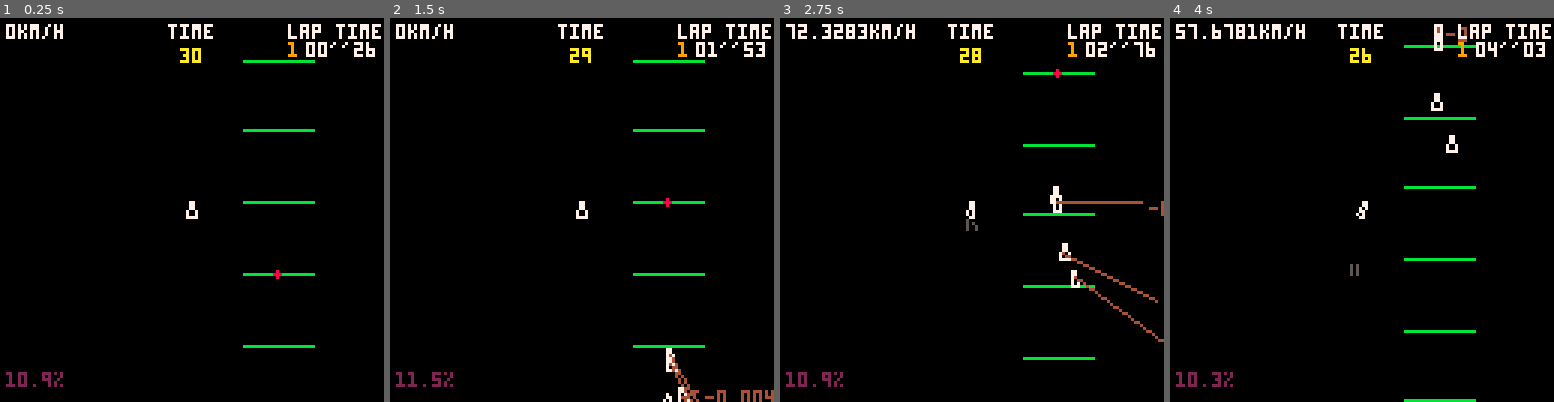
Above: before the commit, frames 1-4 (left to right).
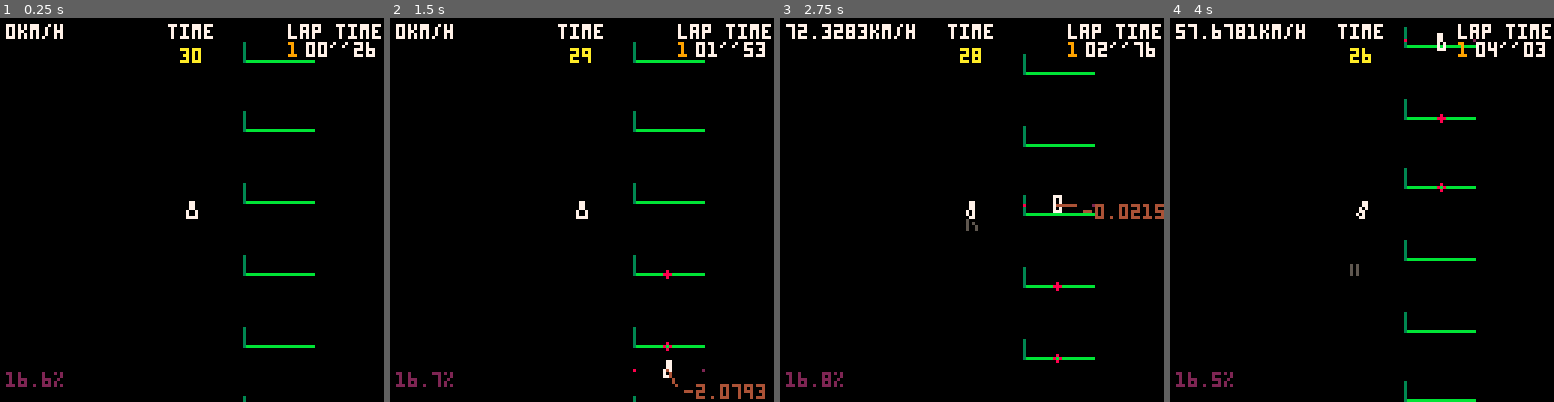
Above: after the commit, the same moments.

Repository: freds72/virtua-on
Game: PICO-8 cartridge carts/physics.p8
Same seed, same stepped clock (60 frames per second), same inputs: the game is played once before the commit and once after it.
Inputs:
- Up to frame 1 (0.25 s): no input
- Up to frame 2 (1.5 s): no input
- Up to frame 3 (2.75 s): hold Right 1.6-2.1 s; hold Up 2.15-2.42 s; hold Right from 2.47 s (still down)
- Up to frame 4 (4 s): release Right at 3.03 s; hold Left 3.08-3.58 s

The runs differ from the first frame. In frame 1, 0.3% of the frame differs, in the area x 5-74%, y 6-100%; in frame 2, 1.3%; in frame 3, 1.5%, in the area x 5-100%, y 9-97%; in frame 4, 0.7%.

Commit message:
got local segment coordinates working

Diff:
--- a/carts/edge_rasterizer.p8
+++ b/carts/edge_rasterizer.p8
@@ -11,7 +11,7 @@
  razz={
 		--edge_rasterizer,
 		poly_rasterizer,
-		-- trifill_rasterizer,
+		trifill_rasterizer,
 		--hybrid_rasterizer,
 		convex_rasterizer
 	}
@@ -450,6 +450,17 @@
 function convex_rasterizer()
 	local poly={}
 
+	local cache_cls={
+		__index=function(t,k)
+			local f=function(a)
+				t[k]=function(b)
+					rectfill(a,k,b,k)
+				end
+			end
+			--t[k]=f
+			return f
+		end
+	}
 	return {
 	name="convex",
 	-- add edge
@@ -462,7 +473,7 @@
 		local v=p.v
   		color(p.c)
 
-		local v0,nodes=v[#v],{}
+		local v0,nodes=v[#v],{} -- setmetatable({},cache_cls)
 		local x0,y0=v0[1],v0[2]
 		for i=1,#v do
 			local v1=v[i]
@@ -471,28 +482,22 @@
 			if(y0>y1) x0,y0,x1,y1=x1,y1,x0,y0
 			local lines=ceil(y1)-ceil(y0)
 			if lines>0 then
-
 				local dx=(x1-x0)/(y1-y0)
 				if(y0<0) x0-=y0*dx y0=0
 				local subpix=ceil(y0)-y0
 				--assert(abs(subpix)<10,subpix.." ("..x0..","..y0..")-("..x1..","..y1..")")
-    local _x0,_y0=x0,y0
-				x0+=subpix*dx
-				local n=0
+    			x0+=subpix*dx
 				for y=ceil(y0),ceil(y1)-1 do
-					pset(x0,y,4)
+					-- nodes[y](x0)
+					local x=nodes[y]
+					if x then
+						rectfill(x,y,x0,y)
+					else
+						nodes[y]=x0
+					end
+
 					x0+=dx
-					n+=1
 				end
-				--line(_x0,_y0,_x0-subpix,_y0,8)
-				--pset(x1,y1,11)
-				local s=subpix.." ("..n..")\n"
-				s=s.."(".._x0..",".._y0..")\n"
-				s=s.."("..x1..","..y1..")\n"
-				s=s..(_x0-subpix).."\n"
-				s=s..(_x0).."\n"
-
-				--print(s,1*(_x0-64)+64,1*(_y0-64)+64+2,7)
 			end
 			--break
 			x0,y0=_x1,_y1
--- a/carts/frustum.p8
+++ b/carts/frustum.p8
@@ -404,35 +404,6 @@
 			})
 
 			self.pos=pos
-		end,
-		project_poly=function(self,p,col)
-			color(col)
-			local p0,nodes=p[#p],{}
-			-- band vs. flr: -0.20%
-			local x0,y0=p0.x,p0.y
-
-			for i=1,#p do
-				local p1=p[i]
-				local x1,y1=p1.x,p1.y
-				-- backup before any swap
-				local _x1,_y1=x1,y1
-				if(y0>y1) x0,y0,x1,y1=x1,y1,x0,y0
-				local cy0,cy1,dx=ceil(y0),ceil(y1),(x1-x0)/(y1-y0)
-				if(y0<-64) x0-=(y0+64)*dx y0=-64
-				-- subpixel shifting
-				x0+=(cy0-y0)*dx
-				for y=cy0,min(cy1-1,63) do
-					local x=nodes[y]
-					if x then
-						rectfill(x,y,x0,y)
-					else
-						nodes[y]=x0
-					end
-					x0+=dx
-				end
-				-- next vertex
-				x0,y0=_x1,_y1
-			end
 		end,
 		visible_tiles=function(self)
 			local x0,y0,x,y=to_tile_coords(self.pos)
@@ -1251,12 +1222,13 @@
 	end
 end
 
--- draw quad (or tri)
-function draw_quad(v0,v1,v2,v3,col)
+-- draw face
+-- handles clipping as needed
+function draw_face(v0,v1,v2,v3,col)
 	if band(v0.outcode,band(v1.outcode,band(v2.outcode,v3 and v3.outcode or 0xffff)))==0 then
 		local verts={v0,v1,v2,v3}
 		if(v0.clipcode+v1.clipcode+v2.clipcode+(v3 and v3.clipcode or 0)>0) verts=z_poly_clip(z_near,verts)
-		if(#verts>2) cam:project_poly(verts,col)
+		if(#verts>2) polyfill(verts,col)
 	end
 end
 
@@ -1264,14 +1236,14 @@
 	for i=1,#faces do
 		local d=faces[i]
 		local main_face=d.f
-		cam:project_poly(d,main_face.c)
+		polyfill(d,main_face.c)
 		-- details?
 		if d.key>0.0200 then
 			-- face details
 			if main_face.inner then -- d.dist<2 then
 				-- reuse array
 				for _,face in pairs(main_face.inner) do
-					draw_quad(v_cache[face[1]],v_cache[face[2]],v_cache[face[3]],v_cache[face[4]],face.c)
+					draw_face(v_cache[face[1]],v_cache[face[2]],v_cache[face[3]],v_cache[face[4]],face.c)
 				end
 			end
 			-- face skidmarks
@@ -1279,7 +1251,7 @@
 				local m=v_cache.m
 				for _,skids in pairs(main_face.skidmarks) do
 					local s_cache=setmetatable({m=v_cache.m,v=skids},v_cache_cls)
-					draw_quad(s_cache[1],s_cache[2],s_cache[3],s_cache[4],0)
+					draw_face(s_cache[1],s_cache[2],s_cache[3],s_cache[4],0)
 				end
 			end
 		end
@@ -1579,6 +1551,40 @@
 		model.ground[id]=#solid_faces>0 and solid_faces
 	end)
 	return model
+end
+
+-->8
+-- edge rasterizer
+function polyfill(p,col)
+	color(col)
+	local p0,nodes=p[#p],{}
+	-- band vs. flr: -0.20%
+	local x0,y0=p0.x,p0.y
+
+	for i=1,#p do
+		local p1=p[i]
+		local x1,y1=p1.x,p1.y
+		-- backup before any swap
+		local _x1,_y1=x1,y1
+		if(y0>y1) x0,y0,x1,y1=x1,y1,x0,y0
+		-- exact slope
+		local dx=(x1-x0)/(y1-y0)
+		if(y0<-64) x0-=(y0+64)*dx y0=-64
+		-- subpixel shifting (after clipping)
+		local cy0=ceil(y0)
+		x0+=(cy0-y0)*dx
+		for y=cy0,min(ceil(y1)-1,63) do
+			local x=nodes[y]
+			if x then
+				rectfill(x,y,x0,y)
+			else
+				nodes[y]=x0
+			end
+			x0+=dx
+		end
+		-- next vertex
+		x0,y0=_x1,_y1
+	end
 end
 
 -->8
--- a/carts/physics.p8
+++ b/carts/physics.p8
@@ -191,7 +191,7 @@
 		v[2]/=d
 		v[3]/=d
 	end
-	return d
+	return v
 end
 function v_dist(a,b)
 	local d=make_v(a,b)
@@ -210,7 +210,8 @@
 end
 
 function v2_ortho(a,scale)
-	return {-scale*a[1],0,scale*a[3]}
+	scale=scale or 1
+	return {-scale*a[3],0,scale*a[1]}
 end
 
 
@@ -358,29 +359,43 @@
 	-- active index
 	local checkpoint=0
 	local function to_v(i)
-		local l=v_clone(segments[2*i+1])
-		v_add(l,segments[2*i+2])
-		v_scale(l,0.5)
-		return l
+		local l,r=segments[2*i+1],segments[2*i+2]
+		-- center
+		local c=v_clone(l)
+		v_add(c,r)
+		v_scale(c,0.5)
+		-- normal
+		return c,v_normz(v2_ortho(make_v(l,r))),l,r
 	end
 	return {
 		-- returns next location
 		get_next=function(self)
 			return to_v(checkpoint)
 		end,
-		update=function(self,pos,dist)
-			local p=to_v(checkpoint)
-			if v_dist(pos,p)<dist then
-				checkpoint+=1
-				checkpoint%=n
-			end
-			return to_v(checkpoint)
+		get_current=function(self)
+			return to_v((checkpoint-1)%n)
+		end,
+		update=function(self,pos,dist,lookahead)
+			local p,pn=to_v(checkpoint+lookahead)
+			if v_dist(pos,p)<dist and v_dot(make_v(pos,p),pn)<0 then
+				checkpoint=(checkpoint+1+lookahead)%n
+				p=to_v(checkpoint)
+			end
+			return p
 		end,
 		draw=function(self)
+			local track_data=track_data
 			for i=1,#track_data,2 do
-				local x0,y0=cam:project(track_data[i])
-				local x1,y1=cam:project(track_data[i+1])
+				local l,r=track_data[i],track_data[i+1]
+				local x0,y0=cam:project(l)
+				local x1,y1=cam:project(r)
 				line(x0,y0,x1,y1,11)
+
+				-- normal
+				local n=v_normz(v2_ortho(make_v(l,r)))
+				v_add(n,l)
+				local nx,ny=cam:project(n)
+				line(x0,y0,nx,ny,3)
 			end
 		end
 	}
@@ -508,8 +523,31 @@
 
 	local body_draw=body.draw
 	body.draw=function(self)
-		local x,y=cam:project(track:get_next())
+		local v1,n1,l1,r1=track:get_current()
+		local v2,n2,l2,r2=track:get_next()
+
+		local x,y=cam:project(v1)
+		circ(x,y,1,8)
+
+		local x,y=cam:project(v2)
 		circfill(x,y,1,8)
+
+		local d1=v_dot(make_v(self.pos,v1),n1)
+		local d2=v_dot(make_v(self.pos,v2),n2)
+		local d=d1/(d1-d2)
+
+		local ll=v_lerp(l1,l2,d)
+		local rr=v_lerp(r1,r2,d)
+
+		local lr=make_v(ll,rr)
+		local ll1=v_clone(ll)
+		v_add(ll1,lr,0)
+		local x,y=cam:project(ll1)
+		pset(x,y,8)
+
+		v_add(ll,lr,1)
+		local x,y=cam:project(ll)
+		pset(x,y,2)
 
 		body_draw(self)
 	end
@@ -530,7 +568,7 @@
 
 		local rpm=0.6
 		-- default: steer to track
-		local target=inv_apply(self,track:update(p,24))
+		local target=inv_apply(self,track:update(p,24,2))
 		local target_angle=atan2(target[1],target[3])
 
 		-- avoid collisions
@@ -541,8 +579,7 @@
 				-- todo: normz and check function?
 				-- in range?
 				if v_len(axis)<16 then
-					local axis_bck=v_clone(axis)
-					v_normz(axis)
+					local axis_bck=v_normz(v_clone(axis))
 					local relv=make_v(actor.get_velocity(),velocity)
 					-- separating?
 					local sep=v_dot(axis,relv)
@@ -730,11 +767,11 @@
 function _init()
 	add(actors,plyr)
 
-	for i=1,4 do
+	for i=1,1 do
 		local npc_track=make_track(track_data)
 		local p=v_clone(npc_track:get_next())
-		p[1]+=(1-rnd(2))
-		p[3]+=(1-rnd(2))
+		--p[1]+=(1-rnd(2))
+		--p[3]+=(1-rnd(2))
 		add(actors,add(npcs, make_npc(p,0,npc_track)))
 	end
 end
